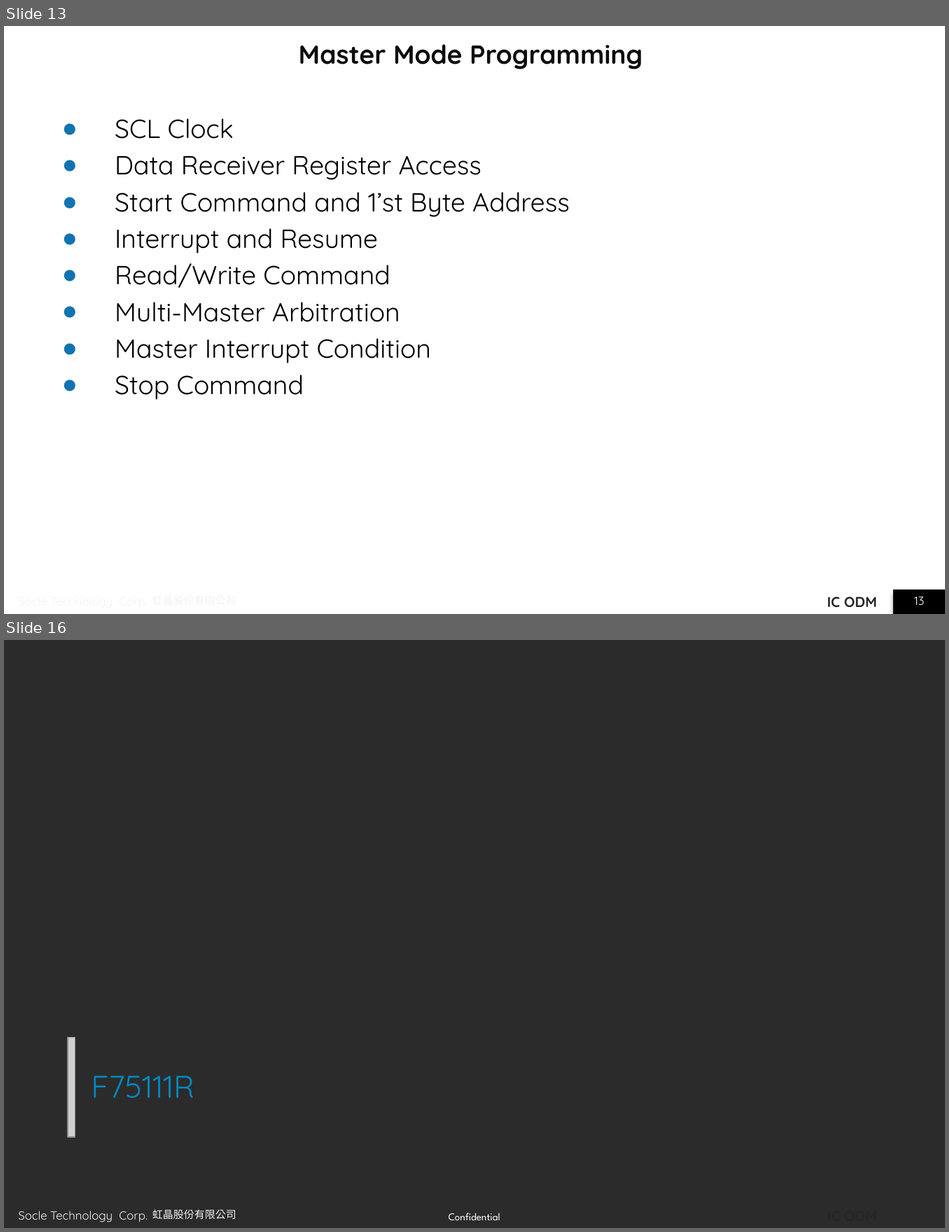
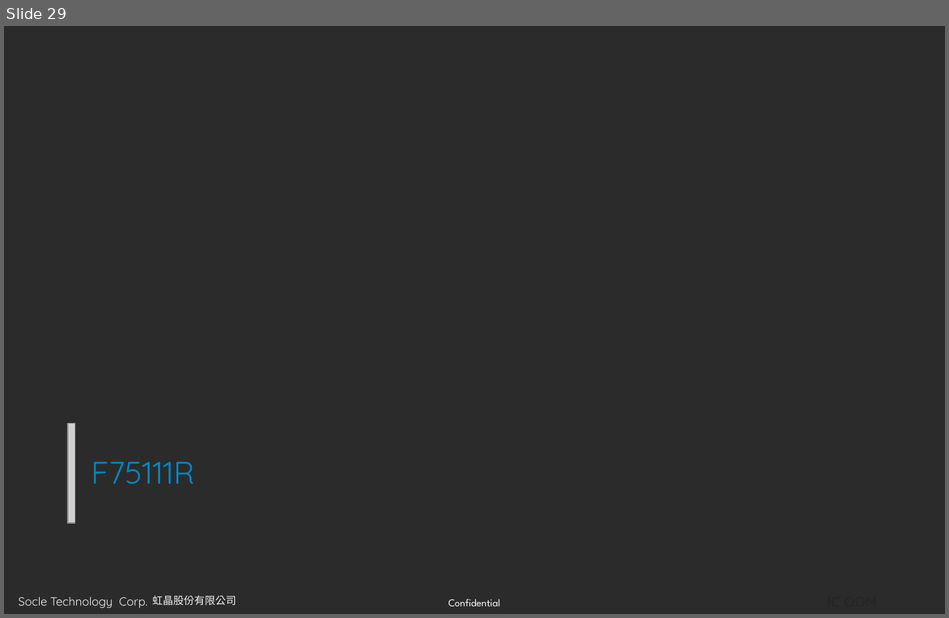
Before and after one commit to JomaskTsai/ppt_linux, a slide deck: spi_report_ben.pptx. Shown one above the other, each under a label of ours: slides 13 and 16 before the commit, slide 29 after it; the slides between them are not shown. The pictures are 949x1232 and 949x618 pixels, drawn with LibreOffice and Linux fonts; fonts in the diff are those of the drawing; grey boxes stand for pictures; background and template pictures are left out; a plain dark background stands for a picture behind light text. Boxes give left, top, right and bottom in pixels: in the first picture for what was removed or moved away, otherwise in the second. Text is boxed around its words. In the diff, an @@ line names an element or a change of style, - is before the commit and + after.

```diff
--- a/spi_report_ben.pptx
+++ b/spi_report_ben.pptx
@@ slide 13 removed at box(4, 26, 945, 614), background picture (left out); not listed: 4 template elements that a slide beside it also shows @@
@@ title removed at box(299, 44, 642, 69) @@
-Master Mode Programming
@@ text removed at box(115, 118, 570, 400) @@
-● SCL Clock
-● Data Receiver Register Access
-● Start Command and 1’st Byte Address
-● Interrupt and Resume
-● Read/Write Command
-● Multi-Master Arbitration
-● Master Interrupt Condition
-● Stop Command
@@ rectangle removed at box(893, 590, 945, 614) @@
@@ page number removed at box(914, 596, 924, 605) @@
-13
@@ what was slide 16 is now slide 29 @@
```
Also in this commit, not shown: 4 slides changed, 20 slides added, 15 other slides removed.
